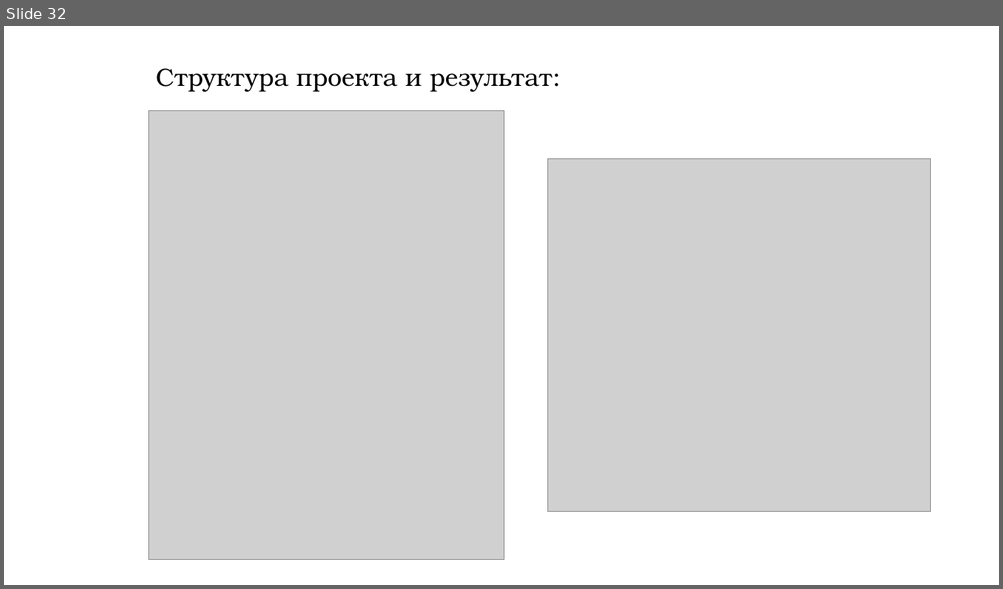
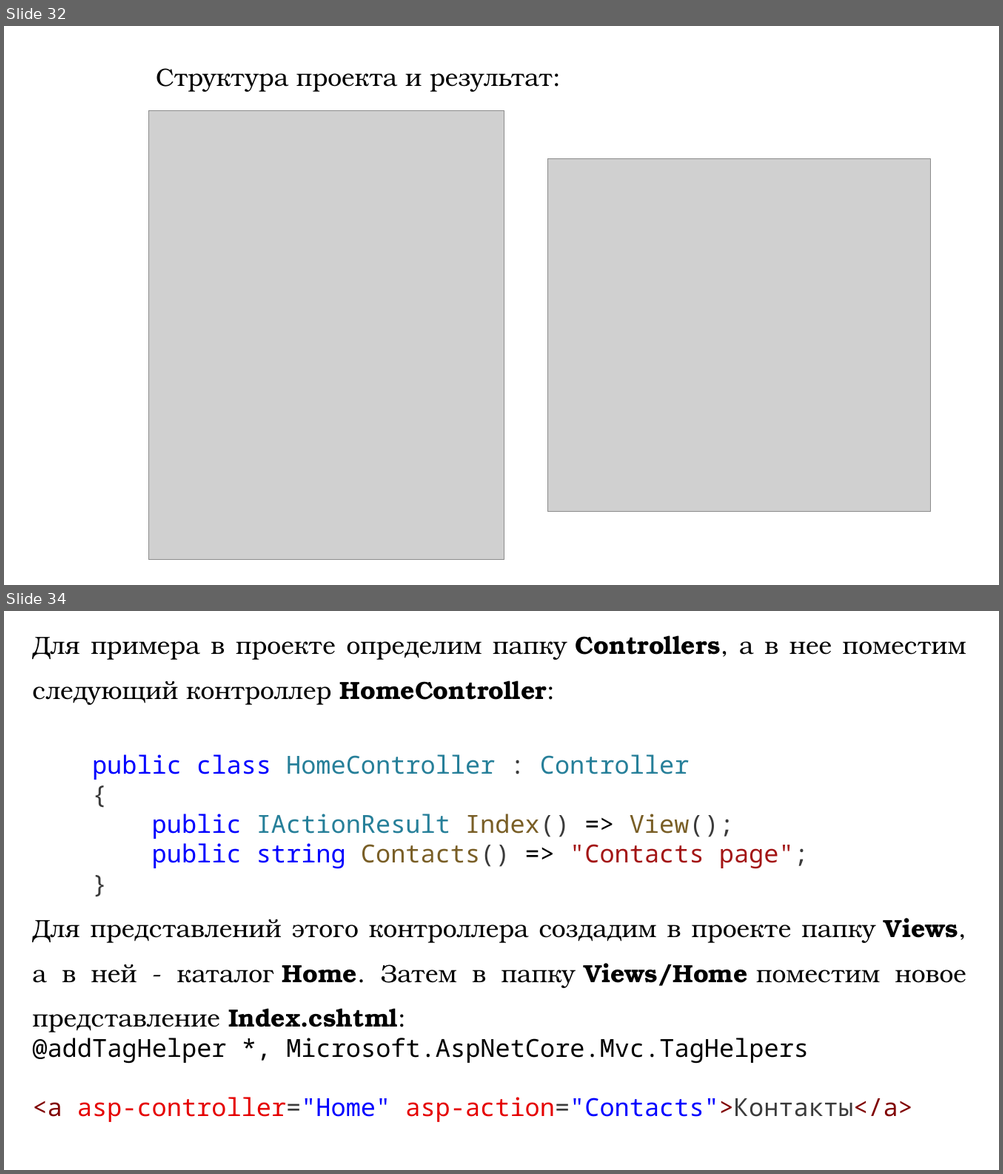
Before and after one commit to DaniilKlyukin/OOP-4, a slide deck: Лекции/ООП 1 лек 4.pptx. Shown one above the other, each under a label of ours: slide 32 before the commit, slides 32 and 34 after it; the slides between them are not shown. The pictures are 1003x589 and 1003x1174 pixels, drawn with LibreOffice and Linux fonts; fonts in the diff are those of the drawing; grey boxes stand for pictures. Boxes give left, top, right and bottom in pixels: in the first picture for what was removed or moved away, otherwise in the second. Text is boxed around its words. In the diff, an @@ line names an element or a change of style, - is before the commit and + after.

```diff
--- a/Лекции/ООП 1 лек 4.pptx
+++ b/Лекции/ООП 1 лек 4.pptx
@@ slide 34 added at (4, 611, 999, 1170), background #FFFFFF @@
@@ text added at (32, 635, 966, 1122), 24 pt, text #000000 @@
+Для примера в проекте определим папку Controllers, а в нее поместим следующий контроллер HomeController:
+public class HomeController : Controller
+{
+public IActionResult Index() => View();
+public string Contacts() => "Contacts page";
+}
+Для представлений этого контроллера создадим в проекте папку Views, а в ней - каталог Home. Затем в папку Views/Home поместим новое представление Index.cshtml:
+@addTagHelper *, Microsoft.AspNetCore.Mvc.TagHelpers
+<a asp-controller="Home" asp-action="Contacts">Контакты</a>
```
Also in this commit, not shown: 1 slide changed, 11 other slides added, 3 other files.
